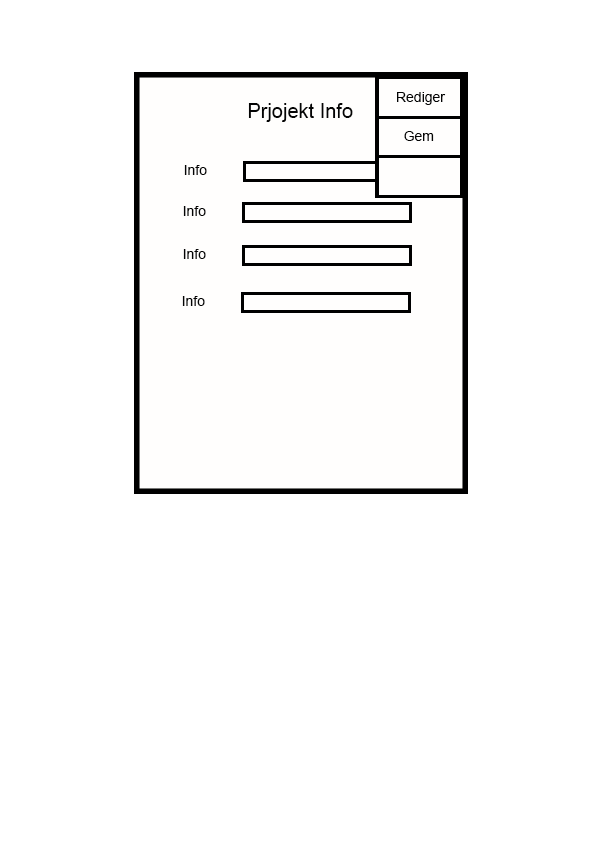
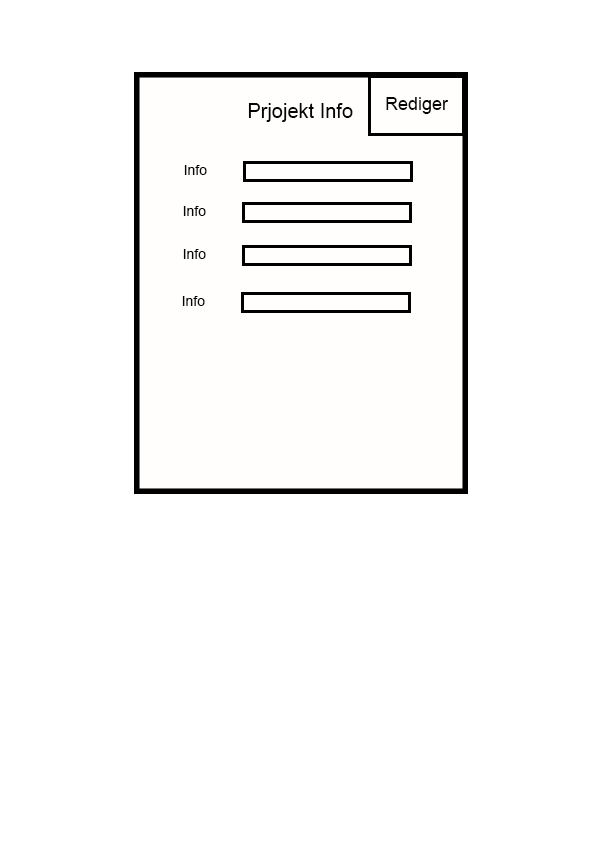
The second (595, 842) image is a revision of the first. Changes to its layers:
removed layer "Gem" over (404, 131, 434, 141)
painted on "Rediger" over (386, 92, 449, 114)
removed layer "Rectangle 4 copy 2" over (376, 155, 463, 198)
removed layer "Rectangle 4 copy" over (376, 116, 463, 159)
painted on "Rectangle 4" over (368, 77, 462, 136)
removed layer "Rectangle 3" over (375, 78, 463, 198)
